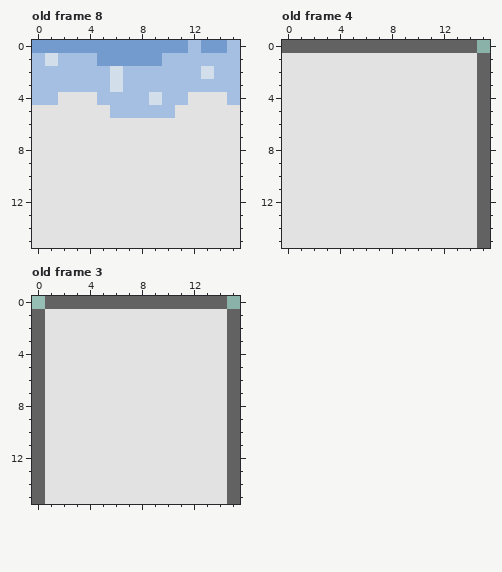
File history of a pixel-art file, assets/visuals/tilesets/snowman_tileset.aseprite. Above, as it was before the edit.
16x16 pixels, 8 frames. Shown: old frame 8, old frame 4, old frame 3. The commit also changed other frames, which this record leaves out.
Once edited:
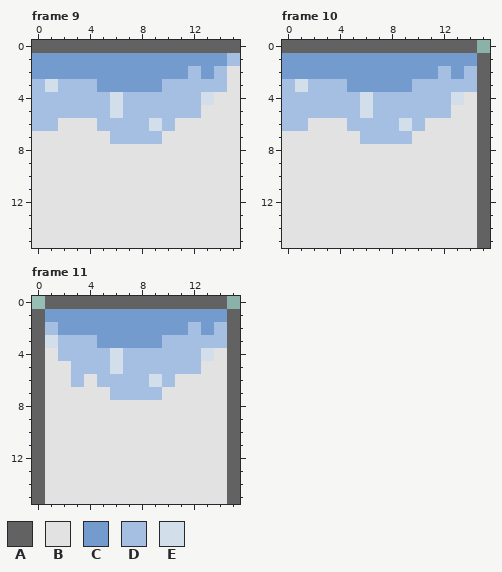
Palette (. is transparent): A #626262  B #e2e2e2  C #739bce  D #a4bfe2  E #d3deeb
A new or re-ordered frame is compared with the old frame closest to it.
Log entry: Added more Ice Floor options to SnowmanTileset
Difference:
frames 8 -> 13
Frame 9 is new; against old frame 8:
y 0: x 0..15 CCCCCCCCCCCCDCCD -> AAAAAAAAAAAAAAAA
y 1: x 0..4 DEDDD -> CCCCC; x 10..14 DDDDD -> CCCCC
y 2: x 0..11 DDDDDDEDDDDD -> CCCCCCCCCCCC; x 13 E -> C; x 15 D -> B
y 3: x 1 D -> E; x 5..9 DEDDD -> CCCCC; x 15 D -> B
y 4: x 2..4 BBB -> DDD; x 6 D -> E; x 9 E -> D; x 12..13 BB -> DE; x 15 D -> B
y 5: x 0..6 BBBBBBD -> DDDDDDE; x 11..12 BB -> DD
y 6: x 0..1 BB -> DD; x 5..10 BBBBBB -> DDDDED
y 7: x 6..9 BBBB -> DDDD
Frame 10 is new; against old frame 4:
y 1: x 0..14 BBBBBBBBBBBBBBB -> CCCCCCCCCCCCCCC
y 2: x 0..14 BBBBBBBBBBBBBBB -> CCCCCCCCCCCCDCD
y 3: x 0..14 BBBBBBBBBBBBBBB -> DEDDDCCCCCDDDDD
y 4: x 0..13 BBBBBBBBBBBBBB -> DDDDDDEDDDDDDE
y 5: x 0..12 BBBBBBBBBBBBB -> DDDDDDEDDDDDD
y 6: x 0..1 BB -> DD; x 5..10 BBBBBB -> DDDDED
y 7: x 6..9 BBBB -> DDDD
Frame 11 is new; against old frame 3:
y 1: x 1..14 BBBBBBBBBBBBBB -> CCCCCCCCCCCCCC
y 2: x 1..14 BBBBBBBBBBBBBB -> DCCCCCCCCCCDCD
y 3: x 1..14 BBBBBBBBBBBBBB -> EDDDCCCCCDDDDD
y 4: x 2..13 BBBBBBBBBBBB -> DDDDEDDDDDDE
y 5: x 3..12 BBBBBBBBBB -> DDDEDDDDDD
y 6: x 3 B -> D; x 5..10 BBBBBB -> DDDDED
y 7: x 6..9 BBBB -> DDDD
